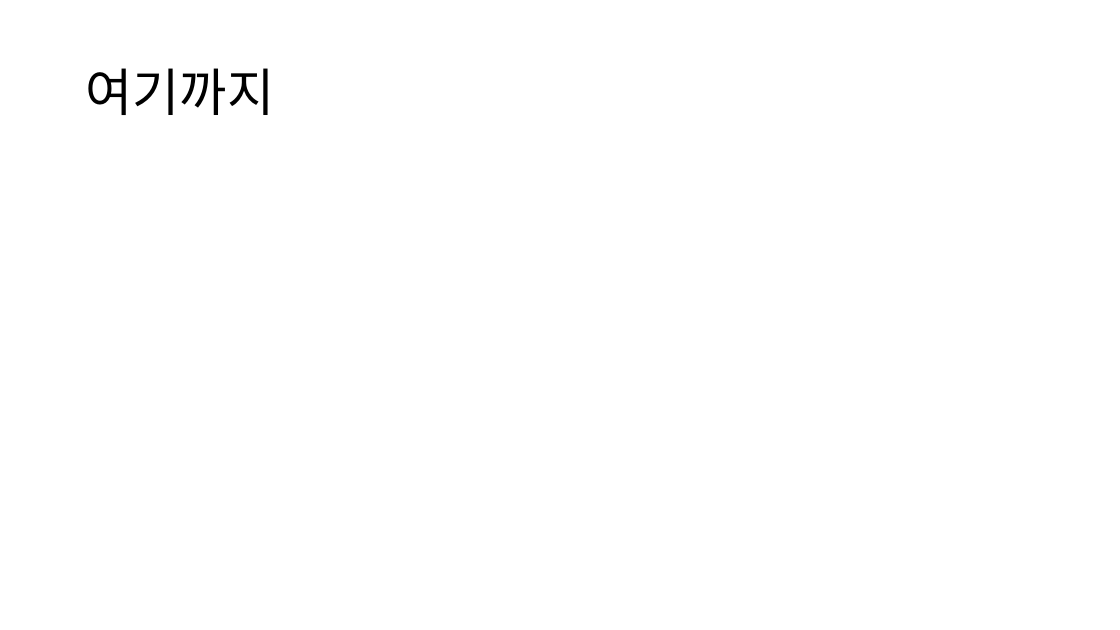
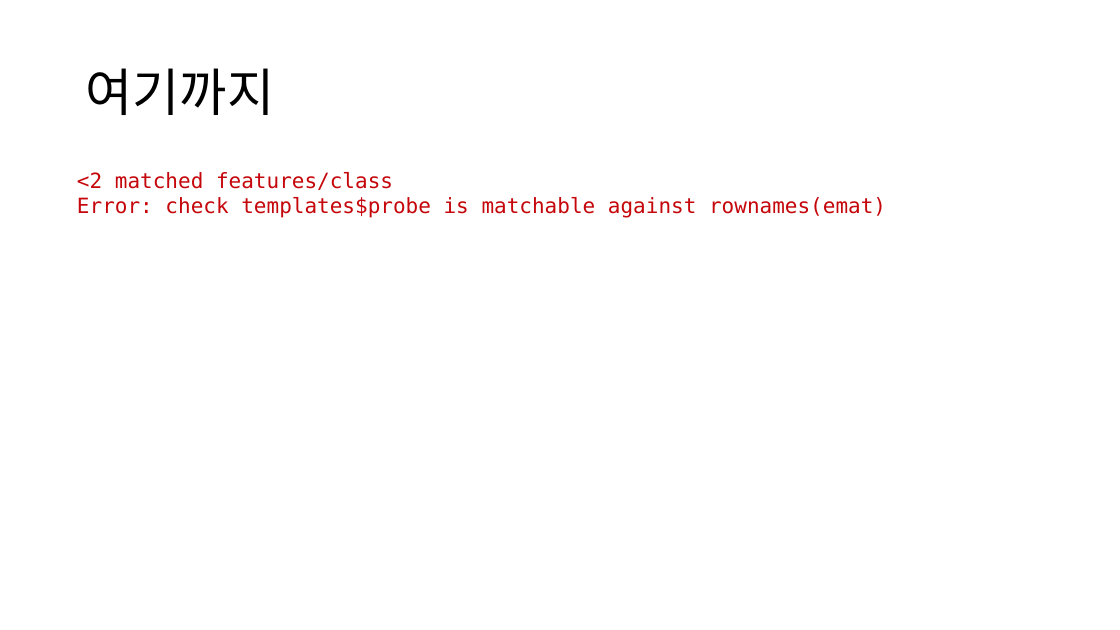
Before and after one commit to leeym950/NMF_Rectal_Cancer, a slide deck: slide 12 of KoreantoTCGA/[KtT]Rectal_cancer_classification.pptx. Drawn at 1120x630 pixels with LibreOffice and Linux fonts; fonts in the diff are those of the drawing. Boxes give left, top, right and bottom in pixels: in the first picture for what was removed or moved away, otherwise in the second. Text is boxed around its words. In the diff, an @@ line names an element or a change of style, - is before the commit and + after.

```diff
--- a/KoreantoTCGA/[KtT]Rectal_cancer_classification.pptx
+++ b/KoreantoTCGA/[KtT]Rectal_cancer_classification.pptx
@@ text added at box(77, 172, 886, 218), 18 pt, text #C5060B @@
+<2 matched features/class
+Error: check templates$probe is matchable against rownames(emat)
```
Also in this commit, not shown: 1 other slide changed, 1 slide removed, 1 other file.
